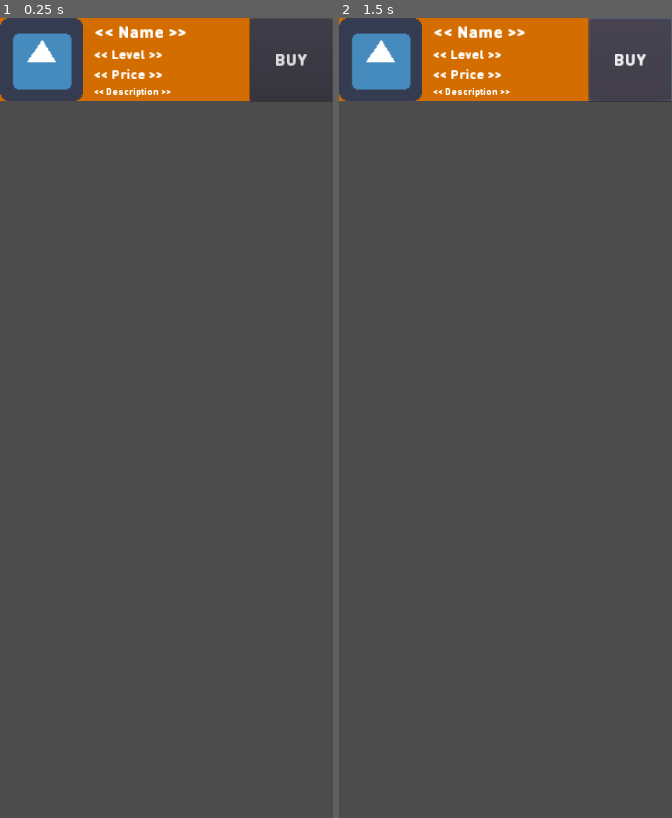
Above: before the commit, frames 1-2 (left to right).
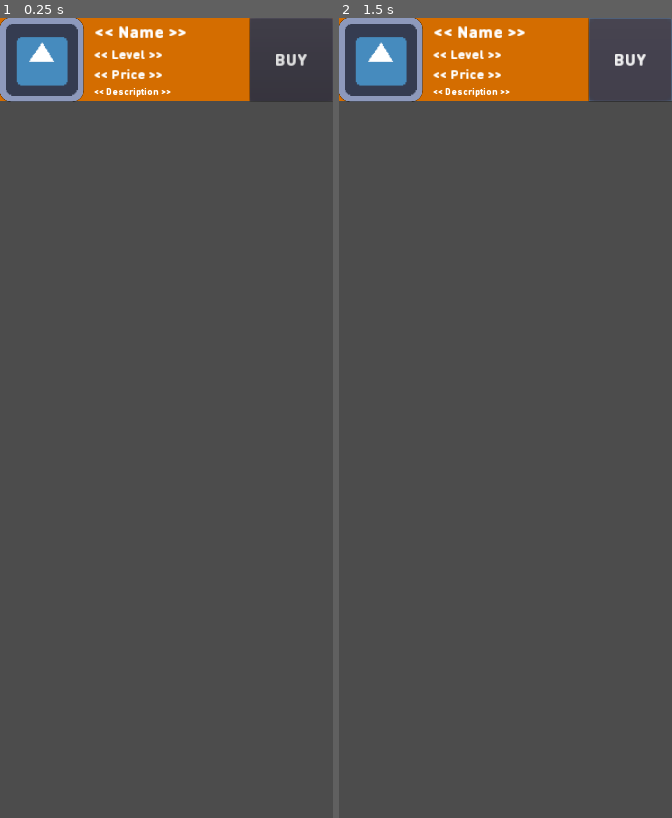
Above: after the commit, the same moments.

Repository: Zakcrust/idlegame-project
Game: Godot game, scene res://Src/Components/ShopItems/UpgradeItem.tscn
The game is run twice, just before and just after one commit, with the same random seed, the same clock (stepped at 60 frames per second) and the same inputs. This scene is started directly instead of the project's main scene. The engine's default icon, where the game draws it, is replaced by a stand-in: a white triangle on a blue panel in a dark square.
Inputs:
- Up to frame 1 (0.25 s): no input
- Up to frame 2 (1.5 s): click "BUY" at 0.5 s; click "BUY" at 1.25 s

The runs differ from the first frame. In frame 1, 1.1% of the frame differs, in the area x 0-26%, y 0-11%; in frame 2, 1.1%.

Commit message:
Implement item assets

Diff:
--- a/Src/Components/ShopItems/UpgradeItem.gd
+++ b/Src/Components/ShopItems/UpgradeItem.gd
@@ -4,8 +4,10 @@
 var item_level : int setget set_item_level
 var item_price : int setget set_item_price
 
+
 func enable_buy() -> void:
 	$HBoxContainer/Buy.disabled = false
+
 
 func disable_buy() -> void:
 	$HBoxContainer/Buy.disabled = true
@@ -15,6 +17,7 @@
 	$HBoxContainer/Buy.disabled = true
 	$HBoxContainer/Buy.text = "Max Level"
 
+
 func set_item(item) -> void:
 	item_name = item['item_name']
 	item_level = item['level']
@@ -22,19 +25,28 @@
 	$HBoxContainer/Labels/Name.text = item_name
 	$HBoxContainer/Labels/Level.text = "Level %s" % item_level
 	$HBoxContainer/Labels/Price.text = "Rp. %s" % item_price
+	update_item_icon()
+
 
 func buy_item() -> void:
 	SoundManager.play_sfx("coin")
 	DataManager.buy_item(item_name)
 
+
 func set_item_level(value) -> void:
 	item_level = value
 	$HBoxContainer/Labels/Level.text = "Level %s" % item_level
+
 
 func set_item_price(value) -> void:
 	item_price = value
 	$HBoxContainer/Labels/Price.text = "Rp. %s" % item_price
 
 
+func update_item_icon() -> void:
+	var texture_path = AssetDictionary.get_item_texture_path(item_name, item_level)
+	$HBoxContainer/Bar/Icon.texture = load(texture_path)
+
+
 func _on_Buy_pressed():
 	buy_item()
--- a/Src/Components/ShopItems/UpgradeItem.tscn
+++ b/Src/Components/ShopItems/UpgradeItem.tscn
@@ -1,25 +1,33 @@
-[gd_scene load_steps=8 format=2]
+[gd_scene load_steps=9 format=2]
 
 [ext_resource path="res://icon.png" type="Texture" id=1]
 [ext_resource path="res://Assets/Font/DINRoundPro-Black.ttf" type="DynamicFontData" id=2]
 [ext_resource path="res://Src/Components/ShopItems/UpgradeItem.gd" type="Script" id=3]
 
-[sub_resource type="DynamicFont" id=1]
+[sub_resource type="StyleBoxFlat" id=6]
+bg_color = Color( 0.556863, 0.603922, 0.741176, 1 )
+corner_radius_top_left = 20
+corner_radius_top_right = 20
+corner_radius_bottom_right = 20
+corner_radius_bottom_left = 20
+shadow_size = 2
+
+[sub_resource type="DynamicFont" id=2]
 size = 32
 use_filter = true
 font_data = ExtResource( 2 )
 
-[sub_resource type="DynamicFont" id=2]
+[sub_resource type="DynamicFont" id=3]
 size = 25
 use_mipmaps = true
 use_filter = true
 font_data = ExtResource( 2 )
 
-[sub_resource type="DynamicFont" id=3]
+[sub_resource type="DynamicFont" id=4]
 size = 18
 font_data = ExtResource( 2 )
 
-[sub_resource type="DynamicFont" id=4]
+[sub_resource type="DynamicFont" id=5]
 size = 32
 use_filter = true
 font_data = ExtResource( 2 )
@@ -37,18 +45,39 @@
 
 [node name="HBoxContainer" type="HBoxContainer" parent="."]
 margin_right = 600.0
-margin_bottom = 40.0
+margin_bottom = 150.0
 custom_constants/separation = 20
+alignment = 1
 __meta__ = {
 "_edit_use_anchors_": false
 }
 
-[node name="Icon" type="TextureRect" parent="HBoxContainer"]
+[node name="Bar" type="Panel" parent="HBoxContainer"]
 margin_right = 150.0
 margin_bottom = 150.0
 rect_min_size = Vector2( 150, 150 )
+mouse_filter = 2
+custom_styles/panel = SubResource( 6 )
+__meta__ = {
+"_edit_use_anchors_": false,
+"_editor_description_": ""
+}
+
+[node name="Icon" type="TextureRect" parent="HBoxContainer/Bar"]
+anchor_left = 0.5
+anchor_top = 0.5
+anchor_right = 0.5
+anchor_bottom = 0.5
+margin_left = -65.0
+margin_top = -65.0
+margin_right = 65.0
+margin_bottom = 65.0
+rect_min_size = Vector2( 130, 130 )
 texture = ExtResource( 1 )
 expand = true
+__meta__ = {
+"_edit_use_anchors_": false
+}
 
 [node name="Labels" type="VBoxContainer" parent="HBoxContainer"]
 margin_left = 170.0
--- /dev/null
+++ b/Src/Globals/AssetDictionary.gd
@@ -0,0 +1,53 @@
+extends Node
+
+
+const INGREDIENTS = {
+	"Daging Ayam" : {
+		"1" : "res://Assets/Sprites/Ingredient/ayam_level_1.png",
+		"2" : "res://Assets/Sprites/Ingredient/ayam_level_2.png",
+		"3" : "res://Assets/Sprites/Ingredient/ayam_level_3.png",
+	},
+	"Cabe" : {
+		"1" : "res://Assets/Sprites/Ingredient/cabe_level_1.png",
+		"2" : "res://Assets/Sprites/Ingredient/cabe_level_2.png",
+		"3" : "res://Assets/Sprites/Ingredient/cabe_level_3.png",
+	},
+	"Bawang putih" : {
+		"1" : "res://Assets/Sprites/Ingredient/onion_level_1.png",
+		"2" : "res://Assets/Sprites/Ingredient/onion_level_2.png",
+		"3" : "res://Assets/Sprites/Ingredient/onion_level_3.png",
+	}
+}
+
+const TOOLS = {
+	"Kompor" : {
+		"1" : "res://Assets/Sprites/Tool/kompor_level_1.png",
+		"2" : "res://Assets/Sprites/Tool/kompor_level_2.png",
+		"3" : "res://Assets/Sprites/Tool/kompor_level_3.png",
+	},
+	"Wajan" : {
+		"1" : "res://Assets/Sprites/Tool/wajan_level_1.png",
+		"2" : "res://Assets/Sprites/Tool/wajan_level_2.png",
+		"3" : "res://Assets/Sprites/Tool/wajan_level_3.png",
+	},
+	"Spatula" : {
+		"1" : "res://Assets/Sprites/Tool/spatula_level_1.png",
+		"2" : "res://Assets/Sprites/Tool/spatula_level_2.png",
+		"3" : "res://Assets/Sprites/Tool/spatula_level_3.png",
+	}
+}
+
+
+func get_item_texture_path(item_name, item_level) -> String:
+	var texture_level = "1"
+	if item_level >= 4 and item_level <= 6:
+		texture_level = "2"
+	elif item_level >= 7 and item_level <= 10:
+		texture_level = "3"
+
+	var item_texture
+	if INGREDIENTS.has(item_name):
+		item_texture = INGREDIENTS[item_name][texture_level]
+	elif TOOLS.has(item_name):
+		item_texture = TOOLS[item_name][texture_level]
+	return item_texture
--- a/Src/Utils/ScrollContainerScript.gd
+++ b/Src/Utils/ScrollContainerScript.gd
@@ -18,9 +18,6 @@
 var swipe_mouse_times := []
 var swipe_mouse_positions := []
 var tween : Tween
-
-func _ready():
-	print(rect_global_position)
 
 
 func _input(ev) -> void:
--- a/Src/View/ScrollScript.gd
+++ b/Src/View/ScrollScript.gd
@@ -11,7 +11,6 @@
 
 export (Vector2) var delta_for_swipe := Vector2(8, 8)
 
-var upgrade_item_scene = preload("res://Src/Components/ShopItems/UpgradeItem.tscn")
 
 var look_for_swipe := false
 var swiping := false
@@ -20,45 +19,6 @@
 var swipe_mouse_times := []
 var swipe_mouse_positions := []
 var tween : Tween
-
-func _ready():
-	load_items("tool")
-	load_items("ingredient")
-	DataManager.connect("item_bought", self, "update_item")
-
-func update_item(status, item) -> void:
-	if status == DataStatus.ERROR:
-		EventManager.emit_signal("show_message", "Error has occured", "ERROR")
-		EventManager.emit_signal("show_pop_up", "Error has occured")
-	elif status == DataStatus.INSUFFICIENT_MONEY:
-		EventManager.emit_signal("show_message", "Insufficient money", "ERROR")
-		EventManager.emit_signal("show_pop_up", "Insufficient money")
-	elif status == DataStatus.SUCCESS:
-		for child in $UpgradeContainer.get_children():
-			if child.item_name == item['item_name']:
-				child.item_level = item['level']
-				child.item_price = item['price']
-				if item['level'] >= item['max_level']:
-					child.max_buy()
-				return
-
-
-func load_items(group) -> void:
-	var shop_instance = DataManager.get_shop_instance()
-	var data = DataManager.get_items(group, shop_instance.shop_name)
-	var upgrade_item
-	for item in data:
-		upgrade_item = upgrade_item_scene.instance()
-		upgrade_item.set_item(item)
-		$UpgradeContainer.add_child(upgrade_item)
-		upgrade_item.add_to_group(group)
-
-func show_items(group) -> void:
-	for child in $UpgradeContainer.get_children():
-		if child.is_in_group(group):
-			child.show()
-		else:
-			child.hide()
 
 
 func _input(ev) -> void:
--- a/Src/View/UpgradeDrawer.gd
+++ b/Src/View/UpgradeDrawer.gd
@@ -3,6 +3,51 @@
 
 onready var upgrade_container = $DrawerContainer/VBoxContainer/ScrollContainer/UpgradeContainer
 onready var drawer_label = $DrawerContainer/VBoxContainer/TitleContainer/Title
+
+var upgrade_item_scene = preload("res://Src/Components/ShopItems/UpgradeItem.tscn")
+
+
+func _ready():
+	load_items("tool")
+	load_items("ingredient")
+	DataManager.connect("item_bought", self, "update_item")
+
+
+func update_item(status, item) -> void:
+	if status == DataStatus.ERROR:
+		EventManager.emit_signal("show_message", "Error has occured", "ERROR")
+		EventManager.emit_signal("show_pop_up", "Error has occured")
+	elif status == DataStatus.INSUFFICIENT_MONEY:
+		EventManager.emit_signal("show_message", "Insufficient money", "ERROR")
+		EventManager.emit_signal("show_pop_up", "Insufficient money")
+	elif status == DataStatus.SUCCESS:
+		for child in upgrade_container.get_children():
+			if child.item_name == item['item_name']:
+				child.item_level = item['level']
+				child.item_price = item['price']
+				child.update_item_icon()
+				if item['level'] >= item['max_level']:
+					child.max_buy()
+				return
+
+
+func load_items(group) -> void:
+	var shop_instance = DataManager.get_shop_instance()
+	var data = DataManager.get_items(group, shop_instance.shop_name)
+	var upgrade_item
+	for item in data:
+		upgrade_item = upgrade_item_scene.instance()
+		upgrade_item.set_item(item)
+		upgrade_container.add_child(upgrade_item)
+		upgrade_item.add_to_group(group)
+
+
+func show_items(group) -> void:
+	for child in upgrade_container.get_children():
+		if child.is_in_group(group):
+			child.show()
+		else:
+			child.hide()
 
 
 func display_upgrades():
@@ -30,21 +75,21 @@
 
 func _on_Upgrade_pressed():
 	SoundManager.play_sfx("click")
-	$DrawerContainer/VBoxContainer/ScrollContainer.show_items("tool")
+	show_items("tool")
 	display_upgrades()
 	DataManager.can_tap = false
 
 
 func _on_Ingredient_pressed():
 	SoundManager.play_sfx("click")
-	$DrawerContainer/VBoxContainer/ScrollContainer.show_items("ingredient")
+	show_items("ingredient")
 	display_ingredients()
 	DataManager.can_tap = false
 
 
 func _on_Shop_pressed():
 	SoundManager.play_sfx("click")
-#	$DrawerContainer/VBoxContainer/ScrollContainer.show_items("shop")
+#	show_items("shop")
 	display_shops()
 	DataManager.can_tap = false
 
--- a/Src/View/UpgradeDrawer.tscn
+++ b/Src/View/UpgradeDrawer.tscn
@@ -1,7 +1,7 @@
 [gd_scene load_steps=11 format=2]
 
 [ext_resource path="res://Assets/Font/DINRoundPro-Black.ttf" type="DynamicFontData" id=1]
-[ext_resource path="res://Src/View/ScrollScript.gd" type="Script" id=2]
+[ext_resource path="res://Src/Utils/ScrollContainerScript.gd" type="Script" id=2]
 [ext_resource path="res://Src/View/UpgradeDrawer.gd" type="Script" id=4]
 
 [sub_resource type="StyleBoxFlat" id=1]
@@ -290,6 +290,7 @@
 rect_min_size = Vector2( 0, 1000 )
 scroll_horizontal_enabled = false
 script = ExtResource( 2 )
+use_relative = true
 
 [node name="UpgradeContainer" type="VBoxContainer" parent="DrawerContainer/VBoxContainer/ScrollContainer"]
 margin_right = 600.0
--- a/project.godot
+++ b/project.godot
@@ -53,6 +53,7 @@
 EventManager="*res://Src/Globals/EventManager.gd"
 SoundManager="*res://Src/Globals/SoundManager.tscn"
 ConfigManager="*res://Src/Globals/ConfigManager.gd"
+AssetDictionary="*res://Src/Globals/AssetDictionary.gd"
 
 [display]
 
Renamed: Assets/Sprites/Item/Ayam Lvl1.png -> Assets/Sprites/Ingredient/ayam_level_1.png
Not shown, added: Assets/Sprites/Ingredient/ayam_level_1.png.import
Renamed: Assets/Sprites/Item/Ayam Lvl2.png -> Assets/Sprites/Ingredient/ayam_level_2.png
Not shown, changed: Assets/Sprites/Ingredient/ayam_level_2.png.import
Renamed: Assets/Sprites/Item/Ayam Lvl3.png -> Assets/Sprites/Ingredient/ayam_level_3.png
Not shown, added: Assets/Sprites/Ingredient/ayam_level_3.png.import
Renamed: Assets/Sprites/Item/Cabe Lvl 1.png -> Assets/Sprites/Ingredient/cabe_level_1.png
Not shown, changed: Assets/Sprites/Ingredient/cabe_level_1.png.import
Renamed: Assets/Sprites/Item/Cabe Lvl 2.png -> Assets/Sprites/Ingredient/cabe_level_2.png
Not shown, changed: Assets/Sprites/Ingredient/cabe_level_2.png.import
Renamed: Assets/Sprites/Item/Cabe Lvl 3.png -> Assets/Sprites/Ingredient/cabe_level_3.png
Not shown, changed: Assets/Sprites/Ingredient/cabe_level_3.png.import
(and 26 more such lines)
